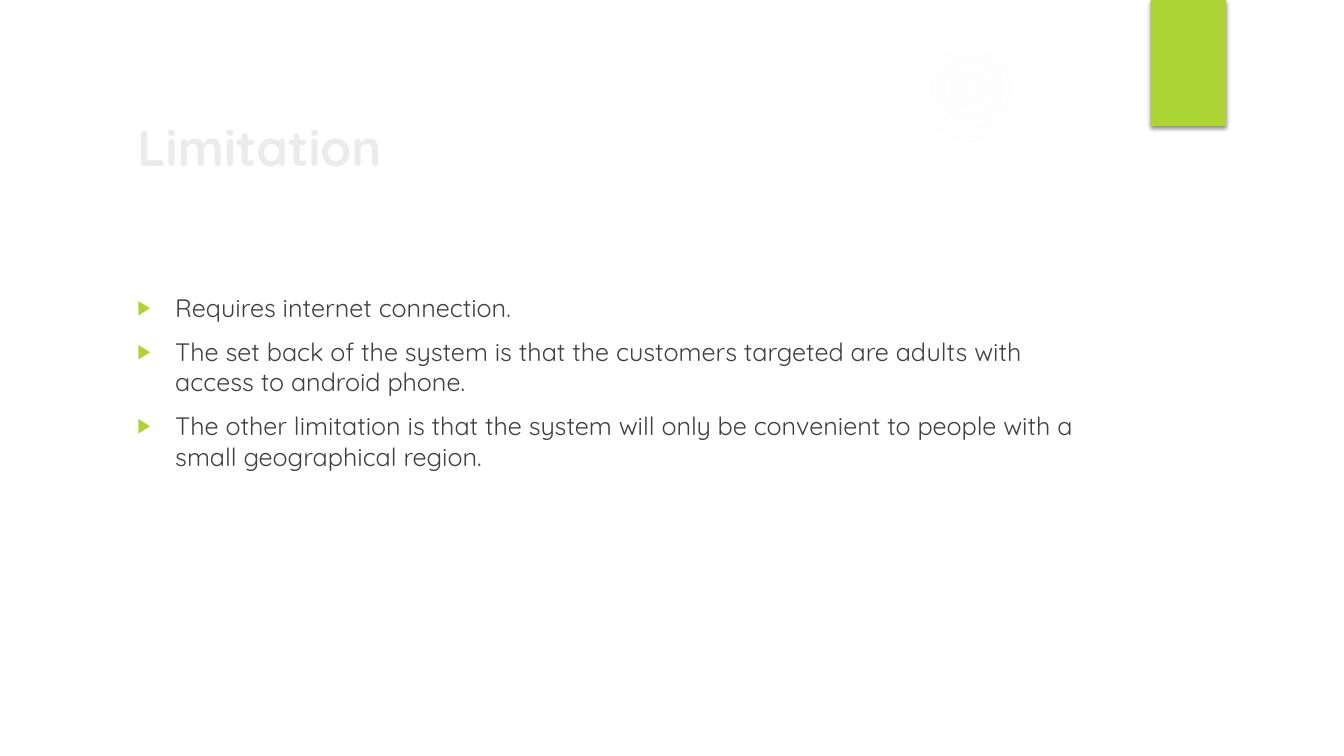
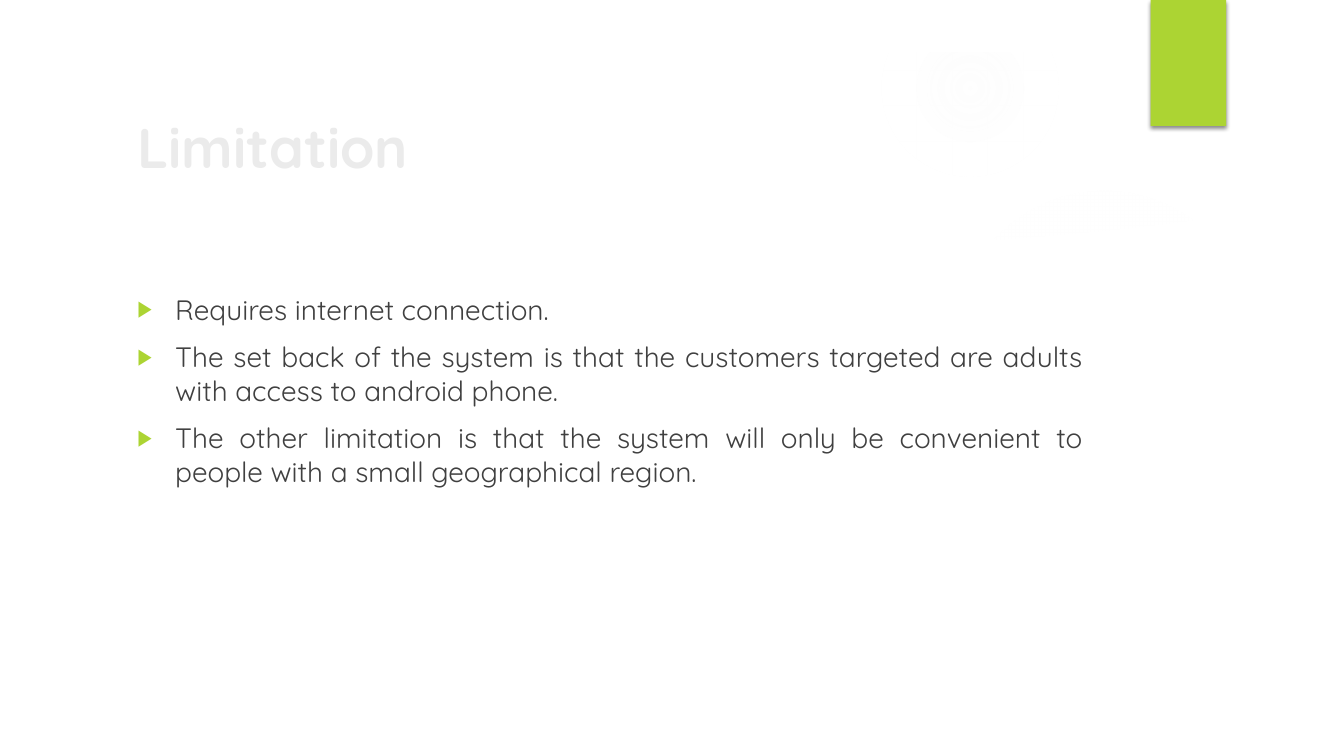
Before and after one commit to nsuspring2019cse299sec4/Group-7, a slide deck: slide 5 of Documentation/Proposal/Proposal_Group7.pptx. Drawn at 1344x756 pixels with LibreOffice and Linux fonts; fonts in the diff are those of the drawing; background and template pictures are left out. Boxes give left, top, right and bottom in pixels: in the first picture for what was removed or moved away, otherwise in the second. Text is boxed around its words. In the diff, an @@ line names an element or a change of style, - is before the commit and + after.

```diff
--- a/Documentation/Proposal/Proposal_Group7.pptx
+++ b/Documentation/Proposal/Proposal_Group7.pptx
@@ title "Limitation" at [127,107,1093,185]: size 36 to 40 pt @@
@@ text "Requires internet connection." at [175,300,1083,488]: size 18 to 20 pt; alignment left to justified @@
```
Also in this commit, not shown: 5 other slides changed, 5 slides added.
